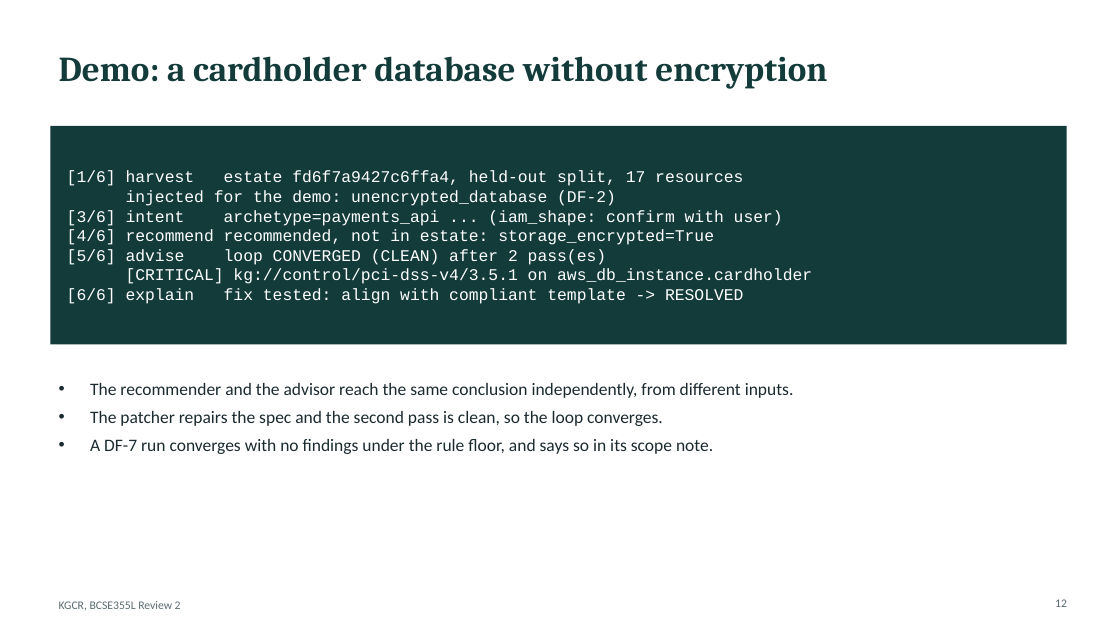
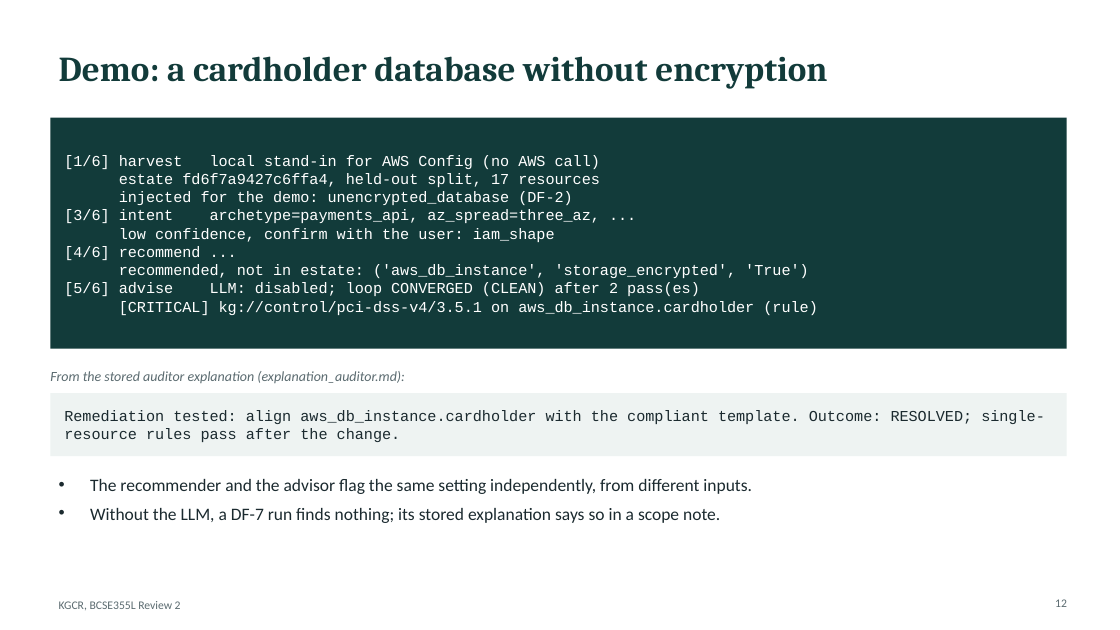
Before and after one commit to uditdaftary/KGCR_Cloud_Project_2026, a slide deck: slide 12 of presentation/KGCR_Review2.pptx. Drawn at 1120x630 pixels with LibreOffice and Linux fonts; fonts in the diff are those of the drawing. Boxes give left, top, right and bottom in pixels: in the first picture for what was removed or moved away, otherwise in the second. Text is boxed around its words. In the diff, an @@ line names an element or a change of style, - is before the commit and + after.

Commit message:
docs(presentation): verbatim demo output and gate status read from the report
Slide 12 quotes real CLI lines, with elisions marked and the LLM: disabled
marker kept. Its explanation line is labelled as an excerpt. Slides 8, 10
and 14 take the sycophancy gate state from results/advisor_report.json, so
a rebuild after the live run shows the actual outcome.

```diff
--- a/presentation/KGCR_Review2.pptx
+++ b/presentation/KGCR_Review2.pptx
@@ rectangle "[1/6] harvest local stand-in for ...": place and size @@
-rectangle "[1/6] harvest local stand-in for ..." at [50, 126, 1067, 344]
+rectangle "[1/6] harvest local stand-in for ..." at [50, 118, 1067, 349]
@@ text in rectangle at [64, 155, 600, 187]: text changed; size 14 to 13 pt @@
-[1/6] harvest estate fd6f7a9427c6ffa4, held-out split, 17 resources
+[1/6] harvest local stand-in for AWS Config (no AWS call)
+estate fd6f7a9427c6ffa4, held-out split, 17 resources
@@ text in rectangle at [64, 209, 817, 315]: text changed; size 14 to 13 pt @@
-[3/6] intent archetype=payments_api ... (iam_shape: confirm with user)
-[4/6] recommend recommended, not in estate: storage_encrypted=True
-[5/6] advise loop CONVERGED (CLEAN) after 2 pass(es)
-[CRITICAL] kg://control/pci-dss-v4/3.5.1 on aws_db_instance.cardholder
-[6/6] explain fix tested: align with compliant template -> RESOLVED
+[3/6] intent archetype=payments_api, az_spread=three_az, ...
+low confidence, confirm with the user: iam_shape
+[4/6] recommend ...
+recommended, not in estate: ('aws_db_instance', 'storage_encrypted', 'True')
+[5/6] advise LLM: disabled; loop CONVERGED (CLEAN) after 2 pass(es)
+[CRITICAL] kg://control/pci-dss-v4/3.5.1 on aws_db_instance.cardholder (rule)
@@ text in rectangle at [119, 191, 573, 205]: size 14 to 13 pt in "injected for the demo: unencrypted_database (DF-2)" @@
@@ text added at [50, 371, 405, 383], 12 pt, text #5B6B70, italic @@
+From the stored auditor explanation (explanation_auditor.md):
@@ rectangle added at [50, 393, 1067, 456], fill #EEF3F2, 13 pt, text #1B2A2F @@
+Remediation tested: align aws_db_instance.cardholder with the compliant template. Outcome: RESOLVED; single-resource rules pass after the change.
@@ text at [90, 479, 752, 523]: text changed @@
-• The recommender and the advisor reach the same conclusion independently, from different inputs.
-• The patcher repairs the spec and the second pass is clean, so the loop converges.
-• A DF-7 run converges with no findings under the rule floor, and says so in its scope note.
+• The recommender and the advisor flag the same setting independently, from different inputs.
+• Without the LLM, a DF-7 run finds nothing; its stored explanation says so in a scope note.
```
Also in this commit, not shown: 1 other slide changed, 2 other files.
